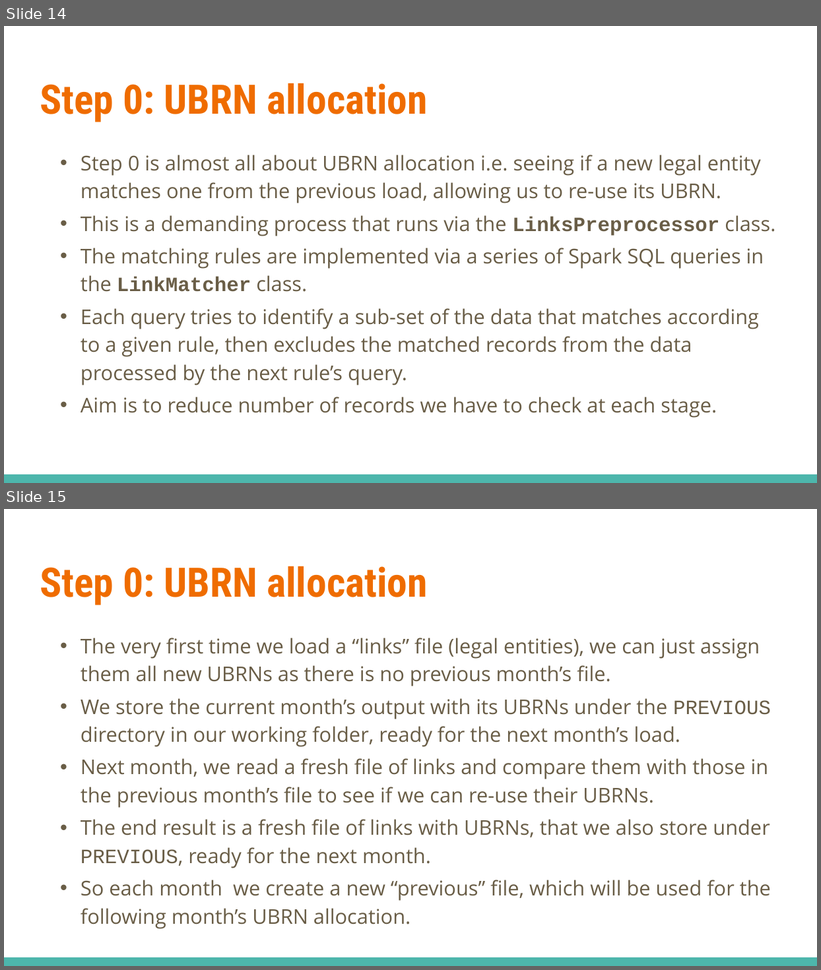
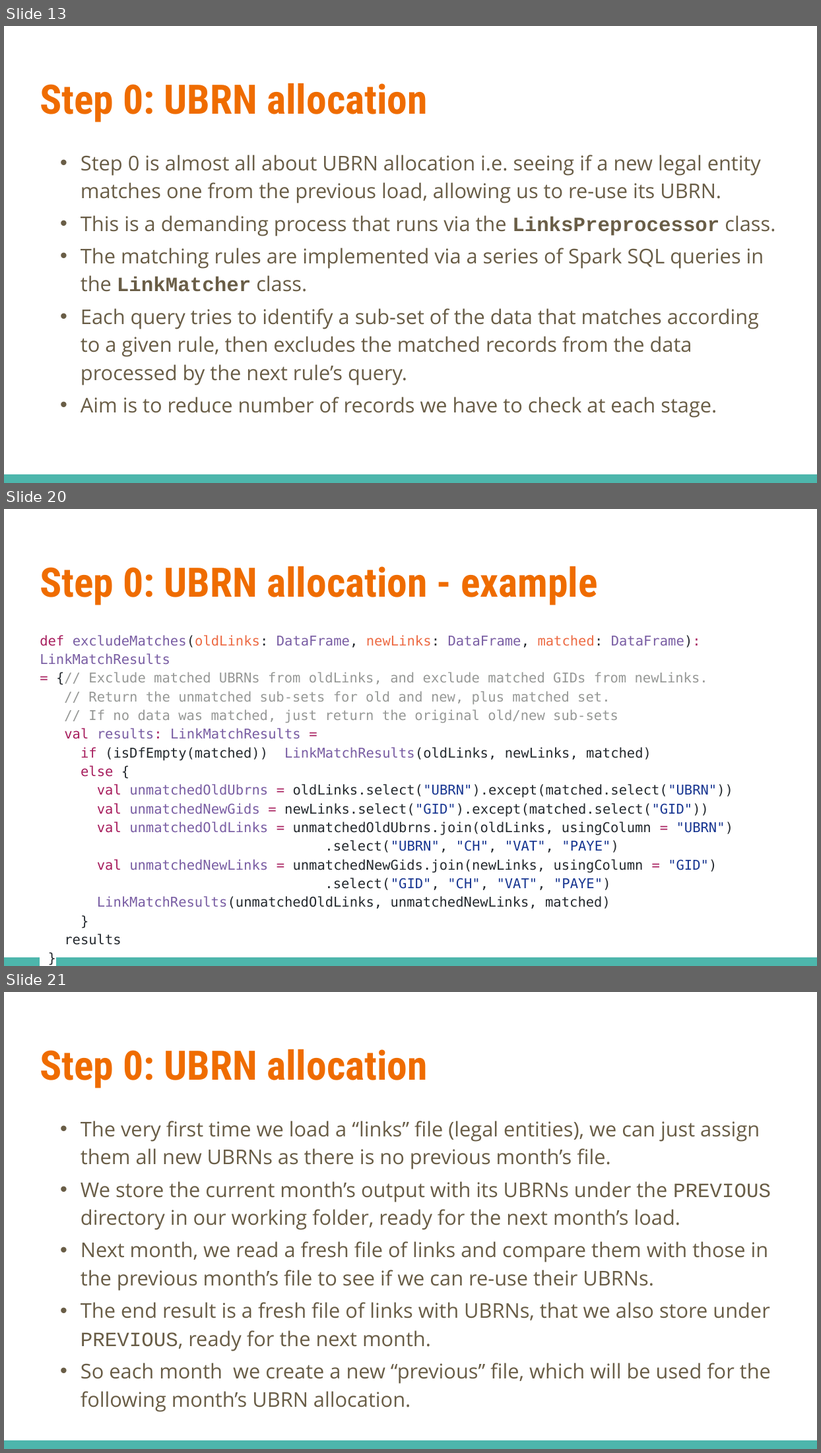
Before and after one commit to ONSdigital/business-index-dataload, a slide deck: docs/Business Indexes Data Ingestion.pptx. Shown one above the other, each under a label of ours: slides 14 and 15 before the commit, slides 13, 20 and 21 after it; the slides between them are not shown. The pictures are 821x970 and 821x1453 pixels, drawn with LibreOffice and Linux fonts; fonts in the diff are those of the drawing. Boxes give left, top, right and bottom in pixels: in the first picture for what was removed or moved away, otherwise in the second. Text is boxed around its words. In the diff, an @@ line names an element or a change of style, - is before the commit and + after.

```diff
--- a/docs/Business Indexes Data Ingestion.pptx
+++ b/docs/Business Indexes Data Ingestion.pptx
@@ slide 20 added at box(4, 509, 817, 966), background #FFFFFF; not listed: 1 template element that a slide beside it also shows @@
@@ title added at box(40, 566, 598, 605), 36 pt, text #EF6C00, bold @@
+Step 0: UBRN allocation - example
@@ text added at box(40, 635, 734, 909), 12 pt, text #24292E @@
+def excludeMatches(oldLinks: DataFrame, newLinks: DataFrame, matched: DataFrame): LinkMatchResults
+= {// Exclude matched UBRNs from oldLinks, and exclude matched GIDs from newLinks.
+// Return the unmatched sub-sets for old and new, plus matched set.
+// If no data was matched, just return the original old/new sub-sets
+val results: LinkMatchResults =
+if (isDfEmpty(matched)) LinkMatchResults(oldLinks, newLinks, matched)
+else {
+val unmatchedOldUbrns = oldLinks.select("UBRN").except(matched.select("UBRN"))
+val unmatchedNewGids = newLinks.select("GID").except(matched.select("GID"))
+val unmatchedOldLinks = unmatchedOldUbrns.join(oldLinks, usingColumn = "UBRN")
+.select("UBRN", "CH", "VAT", "PAYE")
+val unmatchedNewLinks = unmatchedNewGids.join(newLinks, usingColumn = "GID")
+.select("GID", "CH", "VAT", "PAYE")
+LinkMatchResults(unmatchedOldLinks, unmatchedNewLinks, matched)
+}
+results
+}
@@ what was slide 14 is now slide 13 @@
@@ what was slide 15 is now slide 21 @@
```
Also in this commit, not shown: 1 slide changed, 5 other slides added, 1 other file.
